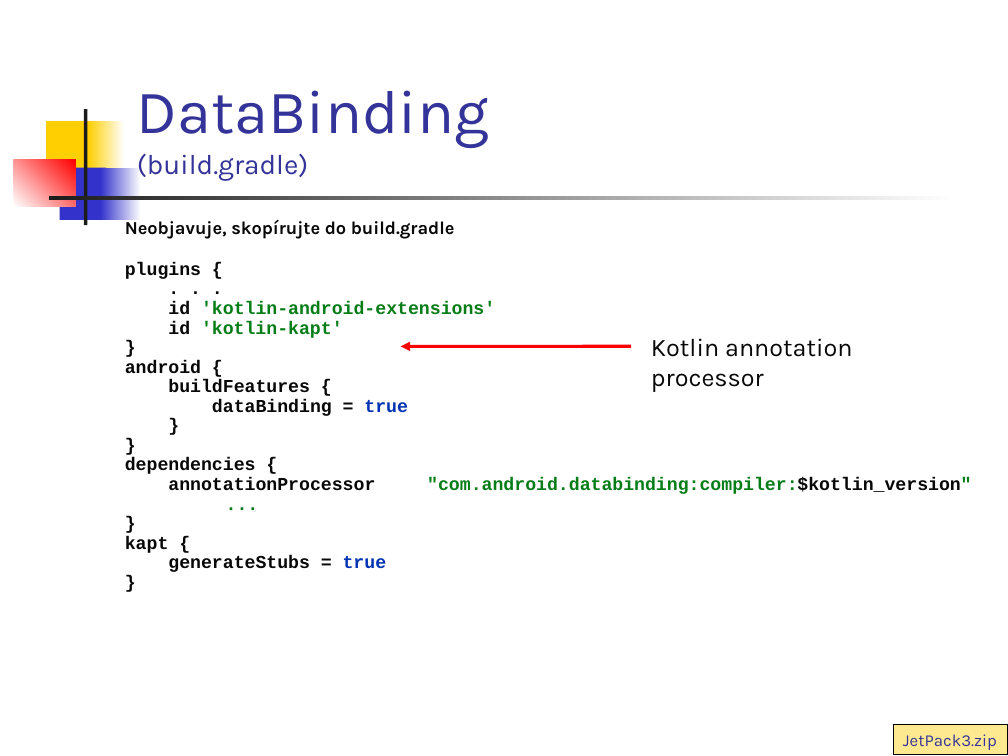
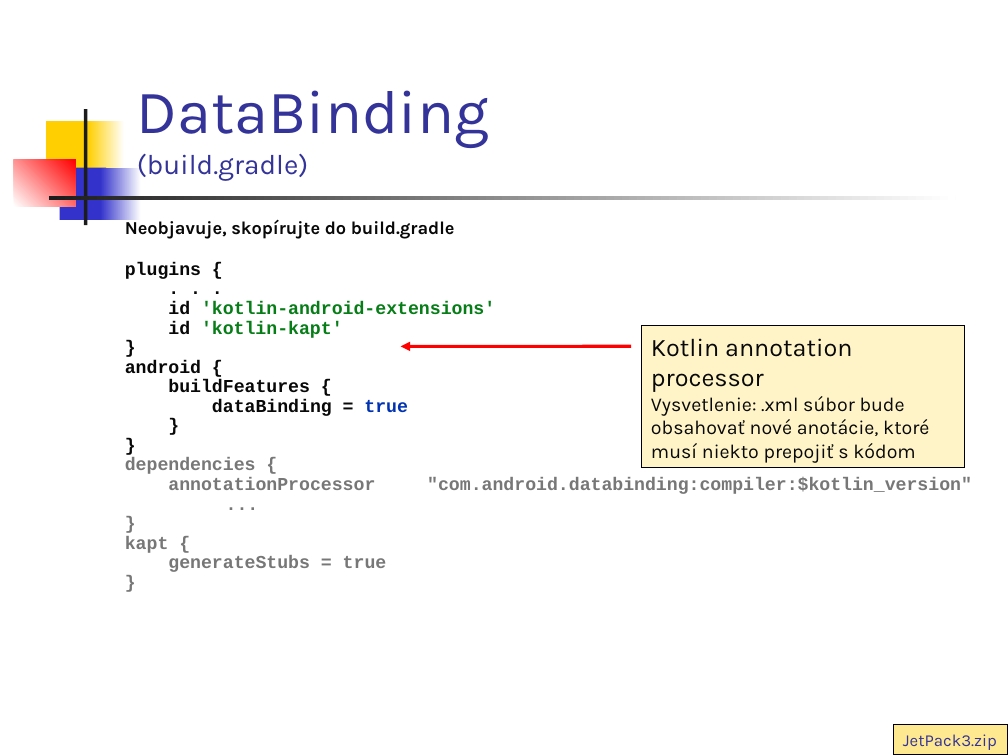
Before and after one commit to vmandro/Prednasky, a slide deck: slide 19 of 07/07_Android.ppt (slide 18 before the commit). Drawn at 1008x756 pixels with LibreOffice and Linux fonts; fonts in the diff are those of the drawing. Boxes give left, top, right and bottom in pixels: in the first picture for what was removed or moved away, otherwise in the second. Text is boxed around its words. In the diff, an @@ line names an element or a change of style, - is before the commit and + after.

```diff
--- a/07/07_Android.ppt
+++ b/07/07_Android.ppt
@@ text at bbox=[125, 301, 972, 572]: text colour #080808 to #777777 in "dependencies { annotationProcessor "com.android.databinding: ...", "} kapt { generateStubs = }"; text colour #067D17 to #777777 in ""com.android.databinding:compiler:$kotlin_version" ..."; text colour #0033B3 to #777777 in "true" @@
@@ rectangle added at bbox=[641, 326, 965, 467], fill #FFF4C8, outline #000000 0.74 pt, 14 pt, text #080808 @@
+Kotlin annotation processor
+Vysvetlenie: .xml súbor bude obsahovať nové anotácie, ktoré musí niekto prepojiť s kódom
@@ text removed at bbox=[651, 338, 852, 392] @@
-Kotlin annotation processor
```
Also in this commit, not shown: 29 other slides changed, 3 slides added, 1 slide removed, 1 other file.
